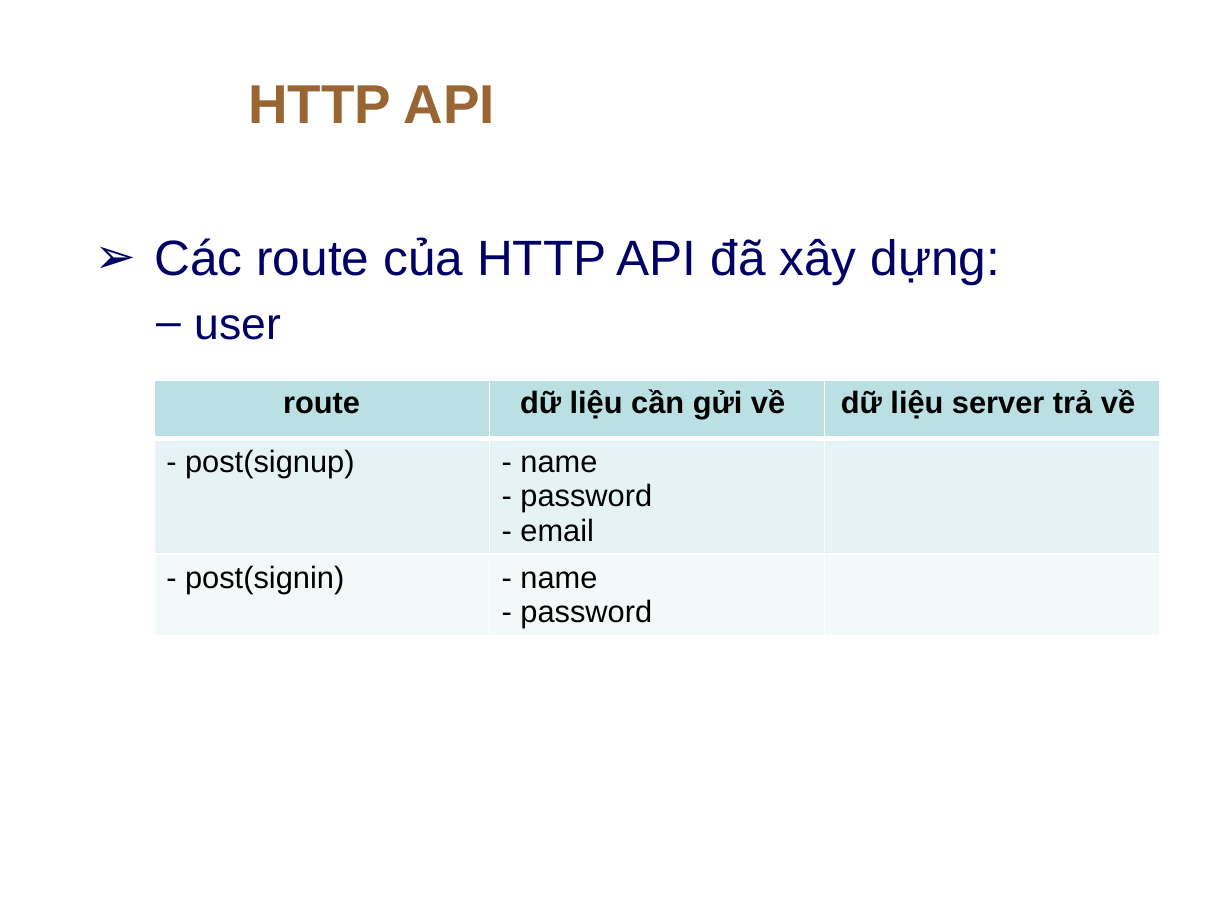
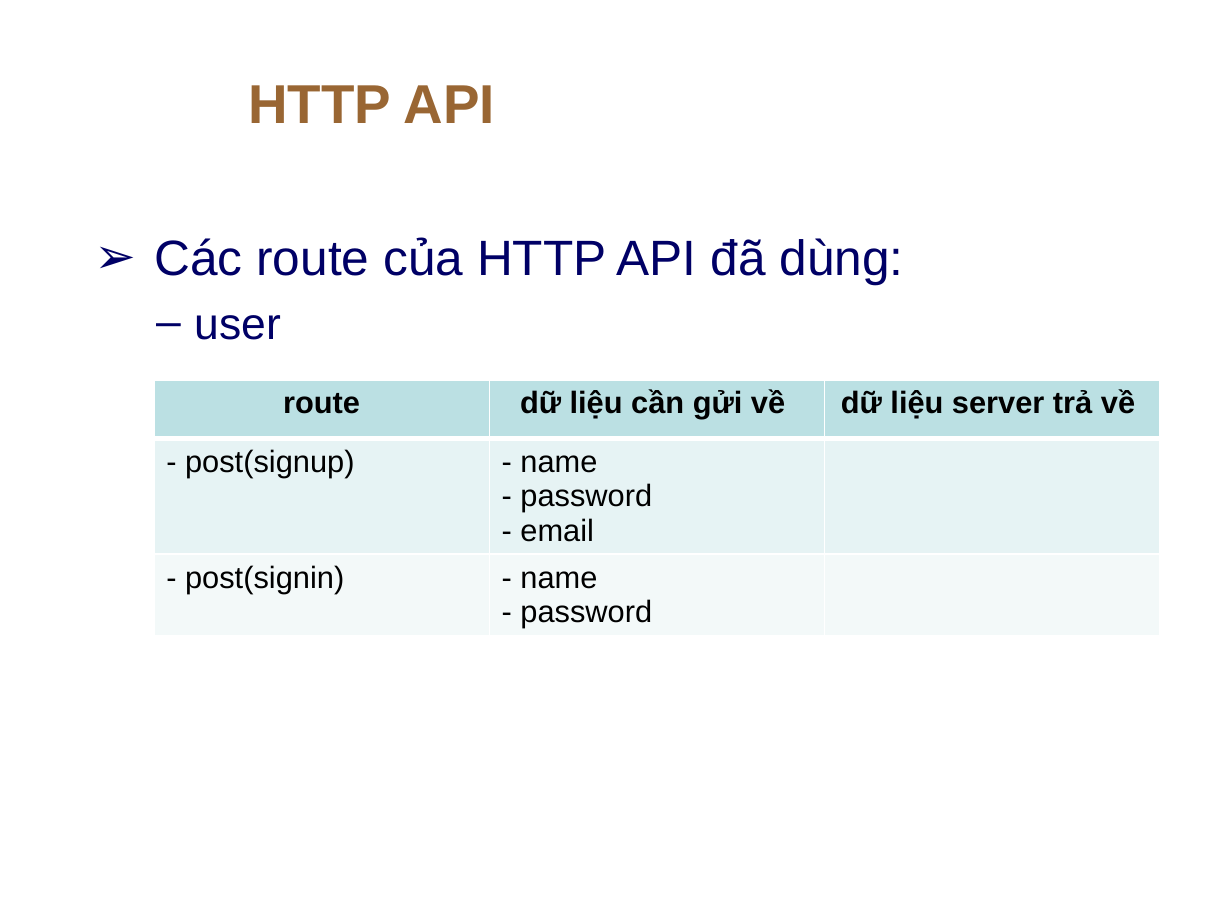
Before and after one commit to ThaiHien-2k/CT449_Project, a slide deck: slide 5 of ProjectCT449_B1900241_PhanThaiHien.pptx. Drawn at 1232x924 pixels with LibreOffice and Linux fonts; fonts in the diff are those of the drawing; background and template pictures are left out. Boxes give left, top, right and bottom in pixels: in the first picture for what was removed or moved away, otherwise in the second. Text is boxed around its words. In the diff, an @@ line names an element or a change of style, - is before the commit and + after.

```diff
--- a/ProjectCT449_B1900241_PhanThaiHien.pptx
+++ b/ProjectCT449_B1900241_PhanThaiHien.pptx
@@ text at [154,237,904,285]: text changed @@
-➢ Các route của HTTP API đã xây dựng:
+➢ Các route của HTTP API đã dùng:
```
Also in this commit, not shown: 2 other slides changed, 2 slides added, 5 other files.
